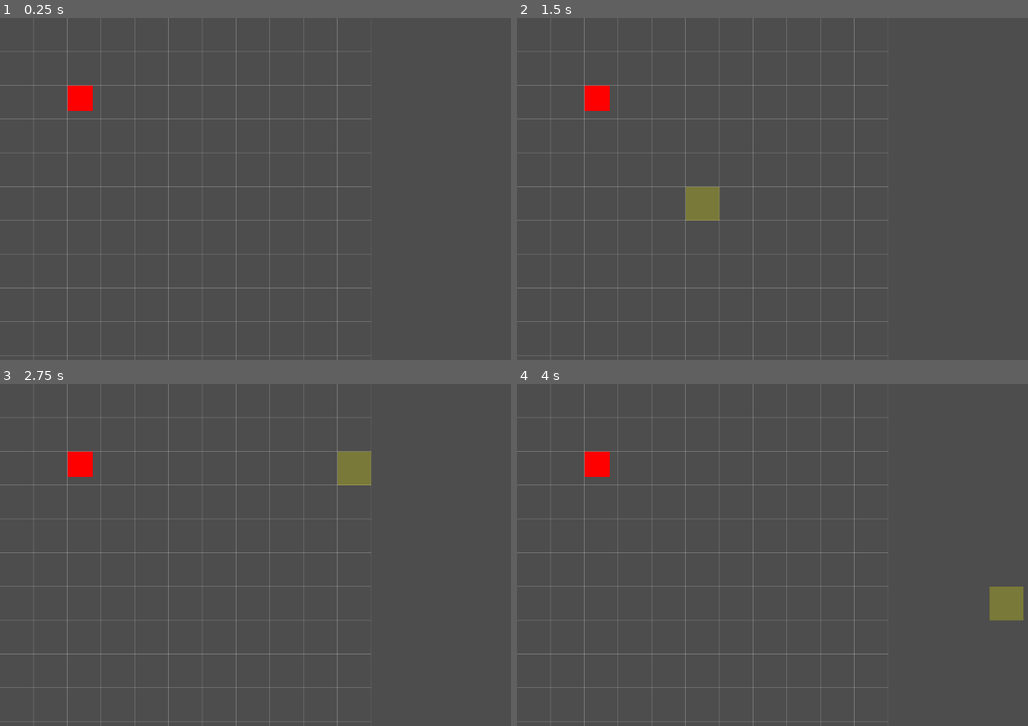
Above: before the commit, frames 1-4 (two rows, left to right).
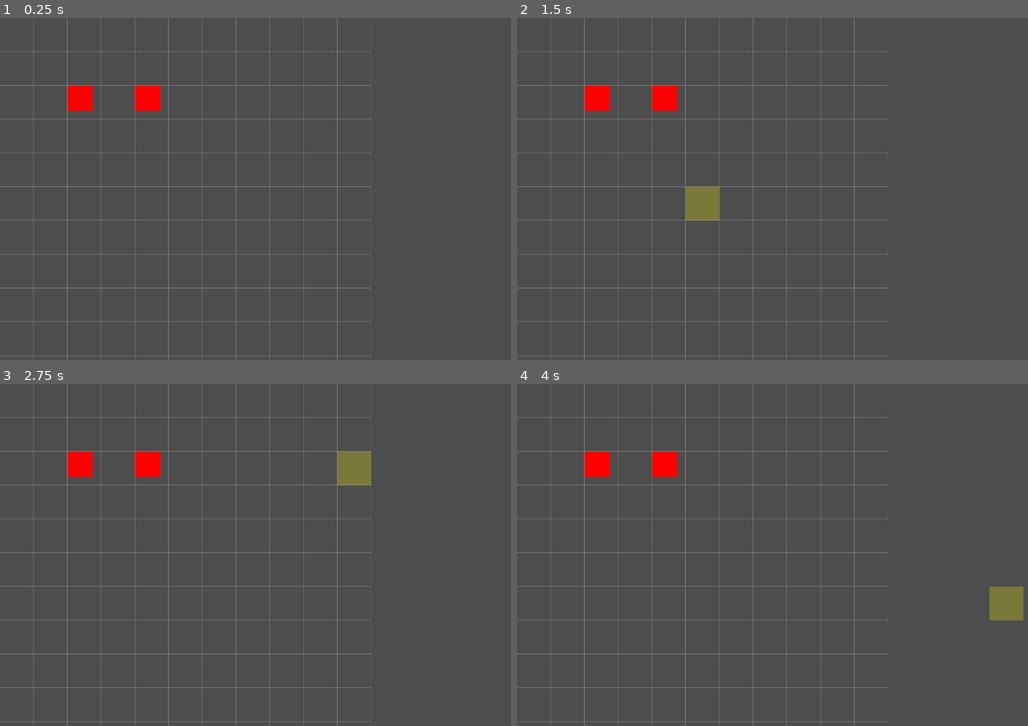
Above: after the commit, the same moments.

Repository: eric42/worldtalesfinal
Game: Godot game, scene res://battle/BattleMap.tscn
Two runs of this game, one before a commit and one after it. Both use one fixed random seed, a clock stepped at 60 frames per second and the inputs below.
Inputs (mouse positions are in pixels of both pictures, inside the frame that each line leads up to):
- Up to frame 1 (0.25 s): no input
- Up to frame 2 (1.5 s): tap Enter at 0.5 s; move the mouse to (956, 171) at 0.52 s; click (956, 171) at 0.67 s; tap Space at 1.25 s; move the mouse to (700, 206) at 1.27 s; click (700, 206) at 1.42 s
- Up to frame 3 (2.75 s): tap Enter at 2 s; move the mouse to (362, 479) at 2.02 s; click (362, 479) at 2.17 s
- Up to frame 4 (4 s): tap Space at 2.75 s; move the mouse to (792, 623) at 2.77 s; click (792, 623) at 2.92 s; tap Enter at 3.5 s; move the mouse to (1002, 606) at 3.52 s; click (1002, 606) at 3.67 s

The runs differ from the first frame. In frame 1, 0.4% of the frame differs, in the area x 26-32%, y 19-28%; in frame 2, 0.4%; in frame 3, 0.4%; in frame 4, 0.4%.

Commit message:
update 24/12
Realização do desenvolvimento do movimento da unidade selecionado, bloqueio de uma unit entrar no mesmo espaço, e ao selecionar uma unit mostra a região permitida para possivel locomoção

Diff:
--- a/battle/BattleMap.gd
+++ b/battle/BattleMap.gd
@@ -7,11 +7,15 @@
 @onready var hero_scene: PackedScene = preload("res://units/HeroUnit.tscn")
 
 var hovered_tile: Vector2i = Vector2i(-1, -1)
+var selected_unit: Node2D = null
+
+var units: Array = []
+var reachable_tiles: Array[Vector2i] = []
 
 func _ready():
 	print("BattleMap pronta (com Units)")
 	queue_redraw()
-	_spawn_test_square()
+	_spawn_test_unit()
 
 func _draw():
 	for x in range(WIDTH):
@@ -35,24 +39,112 @@
 			true
 		)
 
+	if selected_unit:
+		for tile in reachable_tiles:
+			draw_rect(
+				Rect2(
+					Vector2(tile) * TILE_SIZE,
+					Vector2(TILE_SIZE, TILE_SIZE)
+				),
+				Color(0.3, 0.6, 1, 0.25),
+				true
+			)
+
+	if selected_unit:
+		draw_rect(
+			Rect2(
+				Vector2(selected_unit.grid_pos) * TILE_SIZE,
+				Vector2(TILE_SIZE, TILE_SIZE)
+			),
+			Color(0, 1, 0, .35),
+			true
+		)
+
 # apenas para teste visual
-func _spawn_test_square():
-	var u = hero_scene.instantiate()
+func _spawn_test_unit():
+	var u1 = hero_scene.instantiate()
+	u1.map = self
+	u1.grid_pos = Vector2i(2, 2)
+	u1.faction = "ally"
+	u1.position = Vector2(u1.grid_pos) * TILE_SIZE
+	units_container.add_child(u1)
+	units.append(u1)
 
-	u.map = self
-	u.grid_pos = Vector2i(2, 2)
-	u.faction = "ally"
-
-	u.position = Vector2(u.grid_pos) * TILE_SIZE
-
-	units_container.add_child(u)
+	var u2 = hero_scene.instantiate()
+	u2.map = self
+	u2.grid_pos = Vector2i(4, 2)
+	u2.faction = "ally"
+	u2.position = Vector2(u2.grid_pos) * TILE_SIZE
+	units_container.add_child(u2)
+	units.append(u2)
 
 func _input(event):
 	if event is InputEventMouseButton and event.pressed and event.button_index == MOUSE_BUTTON_LEFT:
 		var mouse_pos: Vector2 = get_local_mouse_position()
-		var grid_x := int(mouse_pos.x / TILE_SIZE)
-		var grid_y := int(mouse_pos.y / TILE_SIZE)
+		var grid = Vector2i(
+			int(mouse_pos.x / TILE_SIZE),
+			(mouse_pos.y / TILE_SIZE)
+		)
 
-		hovered_tile = Vector2i(grid_x, grid_y)
+		hovered_tile = grid
+
+		var clicked_unit = _get_unit_at(grid)
+
+		if clicked_unit:
+			selected_unit = clicked_unit
+			_compute_reachable_tiles(selected_unit)
+			print("Unidade selecionada:", selected_unit)
+		elif selected_unit and grid in reachable_tiles:
+			_move_unit_to(selected_unit, grid)
+			reachable_tiles.clear()
+			print("Unidade movida para:", grid)
+		else:
+			selected_unit = null
+			reachable_tiles.clear()
+			print("Seleção limpa")
 
 		queue_redraw()
+
+func _get_unit_at(grid_pos: Vector2i):
+	for u in units:
+		if u.grid_pos == grid_pos:
+			return u
+	return null
+
+func _move_unit_to(unit: Node2D, grid_pos: Vector2i):
+	unit.grid_pos = grid_pos
+
+	var target_pos = Vector2(grid_pos) * TILE_SIZE
+
+	var tween := create_tween()
+	tween.tween_property(
+		unit,
+		"position",
+		target_pos,
+		0.2
+	).set_trans(Tween.TRANS_SINE).set_ease(Tween.EASE_IN_OUT)
+
+
+func _compute_reachable_tiles(unit):
+	reachable_tiles.clear()
+
+	for x in range(WIDTH):
+		for y in range(HEIGHT):
+			var tile := Vector2i(x, y)
+
+			if tile == unit.grid_pos:
+				continue
+
+			if _is_tile_occupied(tile):
+				continue
+
+			var dist: int = abs(tile.x - unit.grid_pos.x) + abs(tile.y - unit.grid_pos.y)
+
+			if dist <= unit.move_range:
+				reachable_tiles.append(tile)
+
+func _is_tile_occupied(grid_pos: Vector2i) -> bool:
+	for u in units:
+		if u.grid_pos == grid_pos:
+			return true
+	return false
--- a/units/HeroUnit.gd
+++ b/units/HeroUnit.gd
@@ -3,6 +3,7 @@
 var map: Node2D
 var grid_pos: Vector2i
 var faction: String
+var move_range: int = 3
 
 func _ready():
 	print("HeroUnit pronta | grid =", grid_pos, "| faction =", faction)
